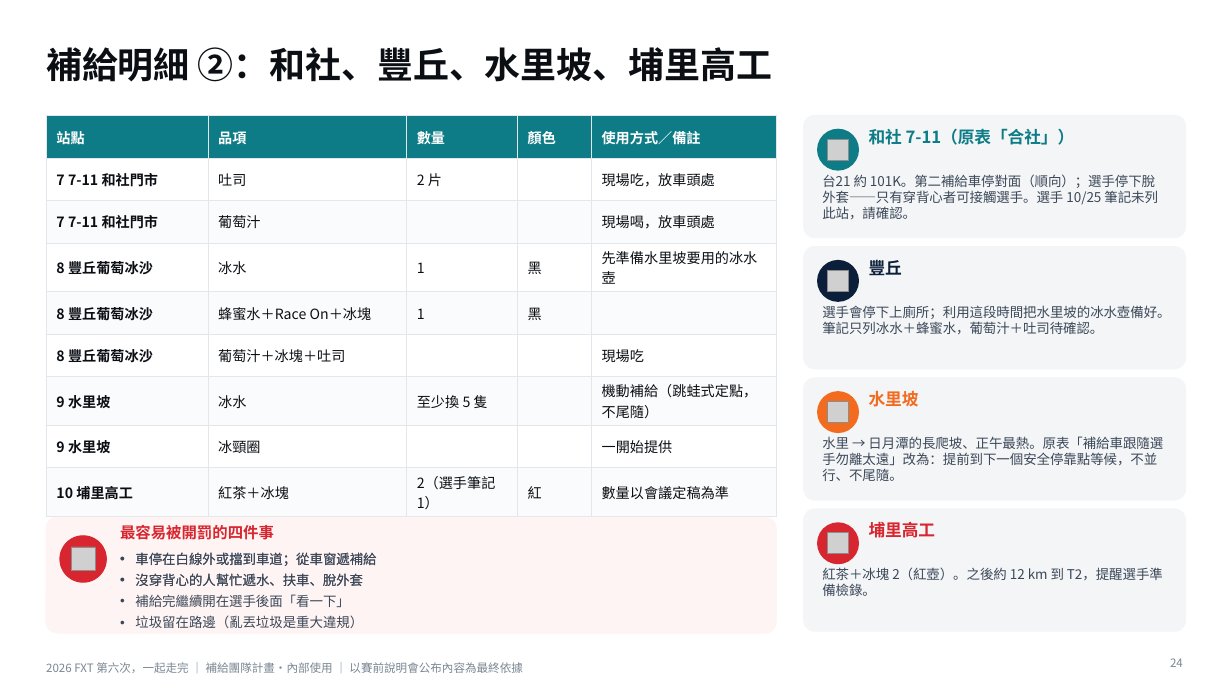
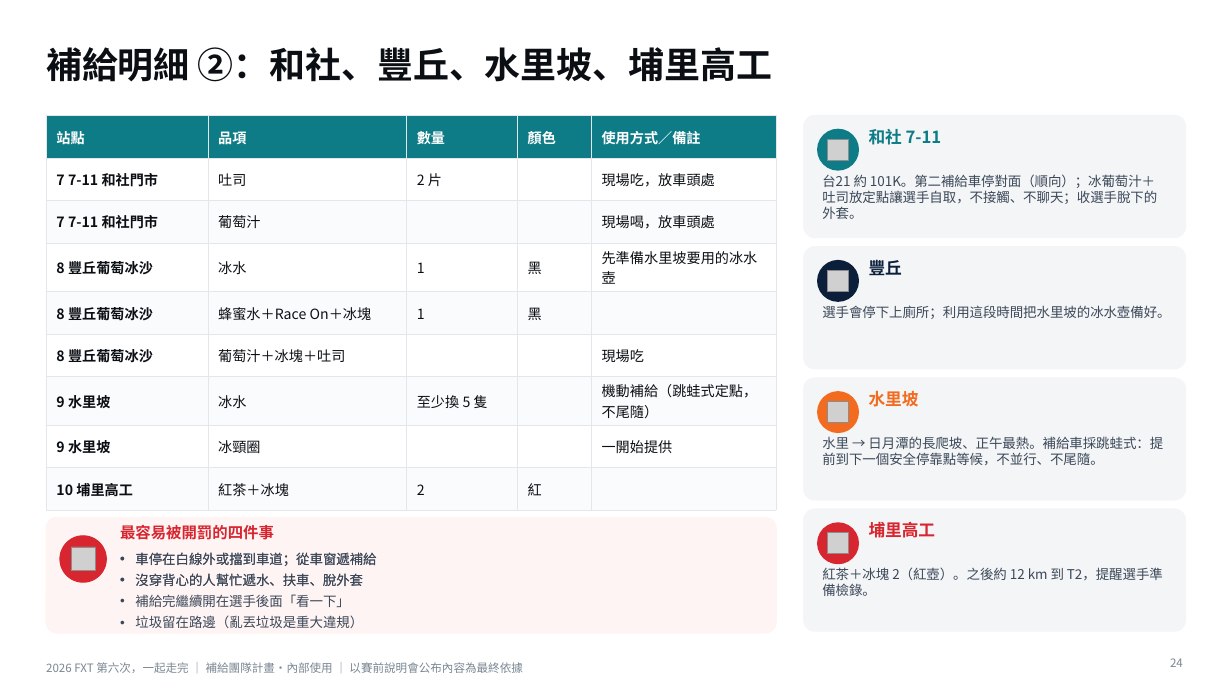
Before and after one commit to powermovebboy-sys/Race-site, a slide deck: slide 24 of deck/2026_FXT_第六次一起走完.pptx. Drawn at 1232x693 pixels with LibreOffice and Linux fonts; fonts in the diff are those of the drawing; grey boxes stand for pictures. Boxes give left, top, right and bottom in pixels: in the first picture for what was removed or moved away, otherwise in the second. Text is boxed around its words. In the diff, an @@ line names an element or a change of style, - is before the commit and + after.

```diff
--- a/deck/2026_FXT_第六次一起走完.pptx
+++ b/deck/2026_FXT_第六次一起走完.pptx
@@ table at (46, 116, 776, 500) @@
-row 9, column 3: 2（選手筆記 1）
+row 9, column 3: 2
-row 9, column 5: 數量以會議定稿為準
+row 9, column 5: 
@@ text at (869, 129, 942, 145): text changed @@
-和社 7-11（原表「合社」）
+和社 7-11
@@ text at (822, 174, 1157, 219): text changed @@
-台21 約 101K。第二補給車停對面（順向）；選手停下脫外套——只有穿背心者可接觸選手。選手 10/25 筆記未列此站，請確認。
+台21 約 101K。第二補給車停對面（順向）；冰葡萄汁＋吐司放定點讓選手自取，不接觸、不聊天；收選手脫下的外套。
@@ text at (822, 305, 1170, 319): text changed @@
-選手會停下上廁所；利用這段時間把水里坡的冰水壺備好。筆記只列冰水＋蜂蜜水，葡萄汁＋吐司待確認。
+選手會停下上廁所；利用這段時間把水里坡的冰水壺備好。
@@ text at (822, 436, 1163, 465): text changed @@
-水里 → 日月潭的長爬坡、正午最熱。原表「補給車跟隨選手勿離太遠」改為：提前到下一個安全停靠點等候，不並行、不尾隨。
+水里 → 日月潭的長爬坡、正午最熱。補給車採跳蛙式：提前到下一個安全停靠點等候，不並行、不尾隨。
```
Also in this commit, not shown: 7 other slides changed, 2 other files.
